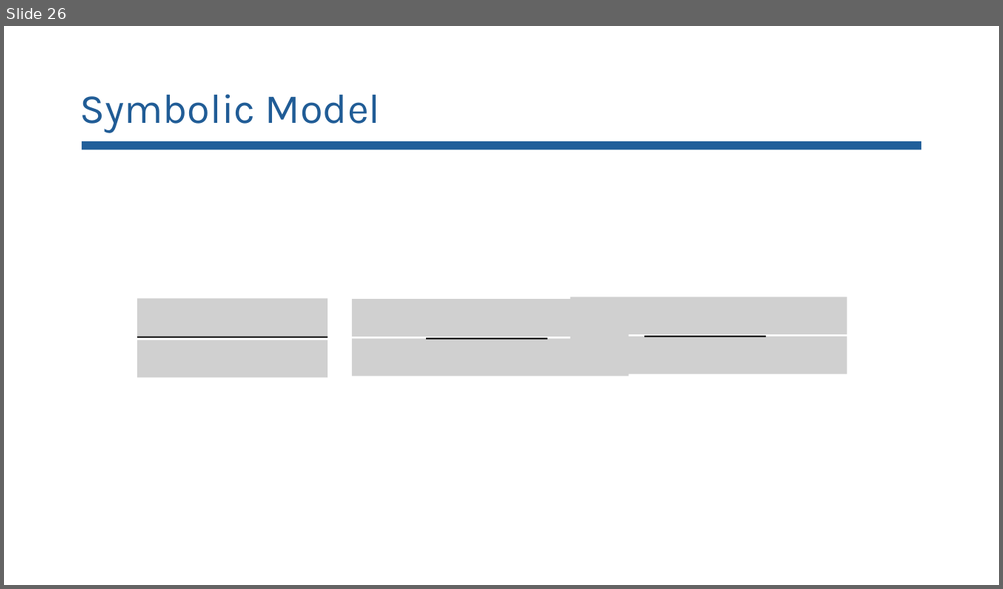
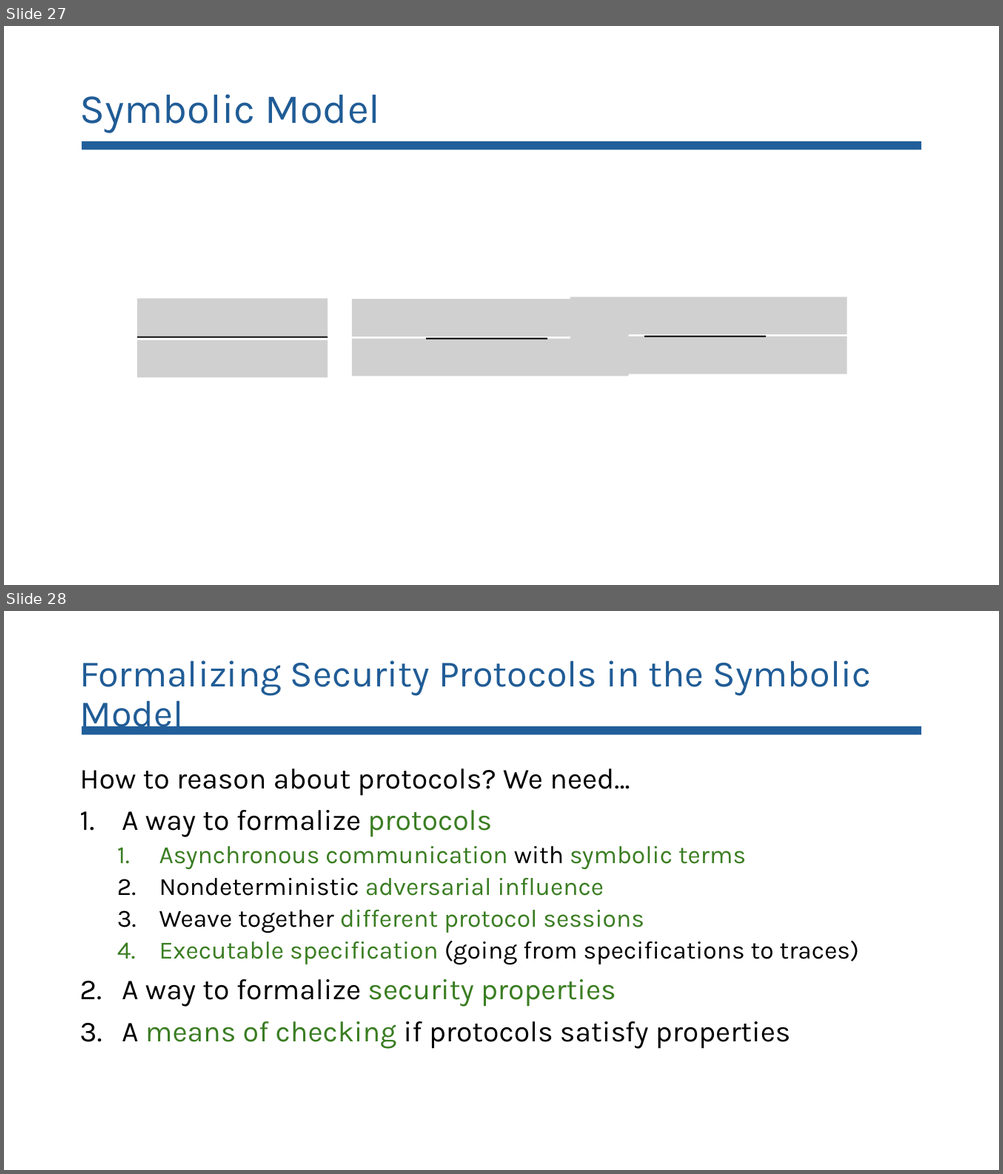
Before and after one commit to lorchrob/comprehensive_exam, a slide deck: Comp slides.pptx. Shown one above the other, each under a label of ours: slide 26 before the commit, slides 27 and 28 after it. The pictures are 1003x589 and 1003x1174 pixels, drawn with LibreOffice and Linux fonts; fonts in the diff are those of the drawing; grey boxes stand for pictures. Boxes give left, top, right and bottom in pixels: in the first picture for what was removed or moved away, otherwise in the second. Text is boxed around its words. In the diff, an @@ line names an element or a change of style, - is before the commit and + after.

```diff
--- a/Comp slides.pptx
+++ b/Comp slides.pptx
@@ slide 28 added at (4,611,999,1170), background #FFFFFF @@
@@ title added at (79,661,871,735), 36 pt, text #205C96 @@
+Formalizing Security Protocols in the Symbolic Model
@@ rectangle added at (82,726,921,735), fill #215F9A @@
@@ text added at (79,769,859,1049), 24 pt, text #000000 @@
+How to reason about protocols? We need…
+1. A way to formalize protocols
+  1. Asynchronous communication with symbolic terms
+  2. Nondeterministic adversarial influence
+  3. Weave together different protocol sessions
+  4. Executable specification (going from specifications to traces)
+2. A way to formalize security properties
+3. A means of checking if protocols satisfy properties
@@ what was slide 26 is now slide 27 @@
```
Also in this commit, not shown: 11 slides changed, 18 other slides added, 1 slide removed, 2 other files.
